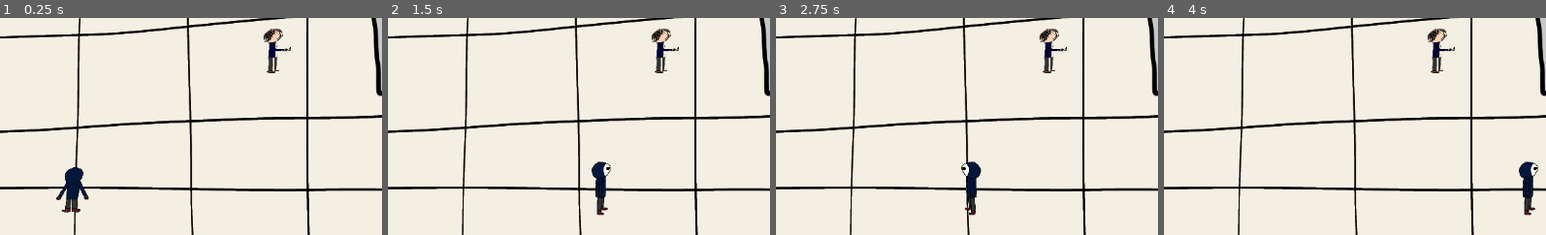
Above: before the commit, frames 1-4 (left to right).
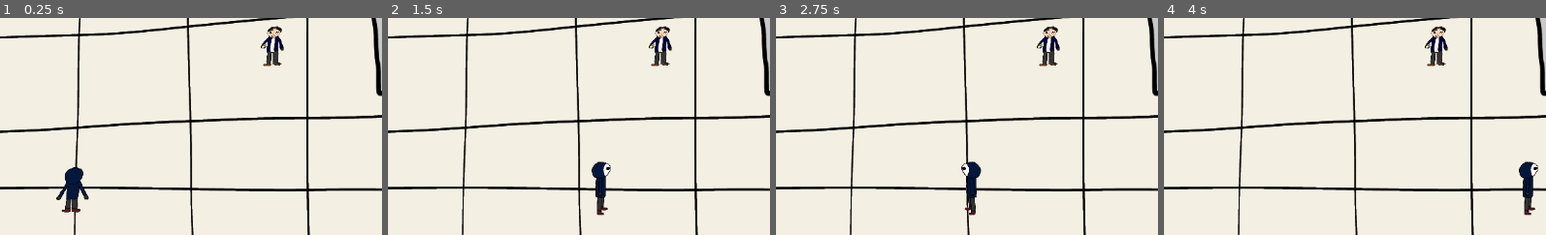
Above: after the commit, the same moments.

Repository: S1m0nCi/durhack-2024
Game: Godot game, scene res://scenes/main.tscn
The game is run twice, just before and just after one commit, with the same random seed, the same clock (stepped at 60 frames per second) and the same inputs.
Inputs:
- Up to frame 1 (0.25 s): no input
- Up to frame 2 (1.5 s): tap Enter (ui_accept) at 0.5, 0.6, 0.77, 1.07, 1.35 s; hold Right (ui_right) from 0.53 s (still down)
- Up to frame 3 (2.75 s): tap Enter (ui_accept) at 1.52, 1.82, 2.1 s; release Right (ui_right) at 2.03 s; hold Left (ui_left) from 2.03 s (still down)
- Up to frame 4 (4 s): release Left (ui_left) at 2.78 s; hold Right (ui_right) from 2.78 s (still down); tap Enter (ui_accept) at 2.85, 3.02, 3.32, 3.6, 3.77 s
The pictures show only the part of the screen within x 36-86%, y 17-67%; the shares and areas given below are measured in that part.

The runs differ from the first frame. In frame 1, 0.8% of the frame differs, in the area x 68-77%, y 3-26%; in frame 2, 0.8%; in frame 3, 0.8%; in frame 4, 0.8%.

Commit message:
final commit

Diff:
--- a/durhack-24/dino.gd
+++ b/durhack-24/dino.gd
@@ -1,25 +1,8 @@
 extends CharacterBody2D
 
+var caught = false
+var caught_valid = false
 
-const SPEED = 300.0
-const JUMP_VELOCITY = -400.0
-
-
-func _physics_process(delta: float) -> void:
-	# Add the gravity.
-	if not is_on_floor():
-		velocity += get_gravity() * delta
-
-	# Handle jump.
-	if Input.is_action_just_pressed("ui_accept") and is_on_floor():
-		velocity.y = JUMP_VELOCITY
-
-	# Get the input direction and handle the movement/deceleration.
-	# As good practice, you should replace UI actions with custom gameplay actions.
-	var direction := Input.get_axis("ui_left", "ui_right")
-	if direction:
-		velocity.x = direction * SPEED
-	else:
-		velocity.x = move_toward(velocity.x, 0, SPEED)
-
-	move_and_slide()
+func _on_dino_win_body_entered(player: Player) -> void:
+	player.won = true
+	print ("You win!")
--- a/durhack-24/guard.gd
+++ b/durhack-24/guard.gd
@@ -1,13 +1,20 @@
 extends CharacterBody2D
 
-var chase_speed = 70
-var patrol_speed = chase_speed*3
+var chase_speed = 35
+var patrol_offset = 5
 var player_chase = false
 var player_track = false
 # TO DO: add a larger detection area for each guard to be able to track the player rather than chase: ie a slower speed
 var player = null
-var caught = false
 var rng = RandomNumberGenerator.new()
+var counter = 0
+var patrol_interval = 250
+
+var x_direction = rng.randf_range(-10.0, 10.0)
+var y_direction = rng.randf_range(-10.0, 10.0)
+var forward_patrol = true
+
+var is_player = false
 
 func _physics_process(delta: float) -> void:
 	if player_chase:
@@ -18,30 +25,30 @@
 			$AnimatedSprite2D.flip_h = true
 		else:
 			$AnimatedSprite2D.flip_h = false
-	elif caught:
-		# player.caught = true
-		print ("Game Over")
 		# player is caught
 	else:
-		# patrol
-		print ("Should be Patrolling")
-		$AnimatedSprite2D.play("side")
-		patrol()
-		await get_tree().create_timer(5).timeout
-		$AnimatedSprite2D.play("front")
-		await get_tree().create_timer(5).timeout
+		counter += 1
+		if counter >= patrol_interval:
+			patrol(x_direction, y_direction)
 
-func patrol():
-	var x_direction = rng.randf_range(-10.0, 10.0)
-	var y_direction = rng.randf_range(-10.0, 10.0)
-	position += (position + Vector2(x_direction, y_direction))/patrol_speed
+func patrol(x_direction, y_direction):
+	counter += 1
+	if counter >= 2*patrol_interval:
+		counter = 0
+		forward_patrol = not forward_patrol
+	else:
+		if forward_patrol:
+			position += (Vector2(x_direction, y_direction))/patrol_offset
+		else:
+			position += (Vector2(-x_direction, -y_direction))/patrol_offset
 
-func _on_detection_area_body_entered(body: Node2D) -> void:
+
+func _on_detection_area_body_entered(body: Player) -> void:
 	player = body # player is the body that has entered
 	player_chase = true
 
 
-func _on_detection_area_body_exited(body: Node2D) -> void:
+func _on_detection_area_body_exited(player: Player) -> void:
 	# attempting to make a chase for a
 	player = null
 	player_chase = false
@@ -50,9 +57,7 @@
 	# could be related to torchlight or more complicated.
 
 
-func _on_caught_area_body_entered(body: Node2D) -> void:
-	var bin_layer = body.get_collision_layer()
-	if bin_layer == 5:
-		player = body
-		player_chase = false
-		caught = true
+func _on_caught_area_body_entered(body: Player) -> void:
+	player = body
+	player_chase = false
+	player.caught = true
--- a/durhack-24/player.gd
+++ b/durhack-24/player.gd
@@ -1,3 +1,4 @@
+class_name Player
 extends CharacterBody2D
 
 # Code based on the DevWorm RPG Godot Tutorial, with a few Durheist modifications.
@@ -5,15 +6,20 @@
 const speed = 225
 var current_direction = "none"
 var caught = false
+var caught_valid = true
+var is_player = true
+
+var won = false
 
 func _ready():
 	$AnimatedSprite2D.play("idle")
 
 func _physics_process(delta: float) -> void:
 	if not caught:
+		print (position)
 		player_move(delta)
 	else:
-		pass
+		print ("Game Over")
 
 func player_move(delta):
 	if Input.is_action_pressed("ui_right"):
--- a/durhack-24/scenes/dino.tscn
+++ b/durhack-24/scenes/dino.tscn
@@ -1,5 +1,6 @@
-[gd_scene load_steps=6 format=3 uid="uid://dncc7nou435pb"]
+[gd_scene load_steps=7 format=3 uid="uid://dncc7nou435pb"]
 
+[ext_resource type="Script" path="res://dino.gd" id="1_5cspe"]
 [ext_resource type="Texture2D" uid="uid://ca4oyuo23wyae" path="res://assets/table_dino-removebg-preview.png" id="1_iubj2"]
 
 [sub_resource type="AtlasTexture" id="AtlasTexture_xka03"]
@@ -24,6 +25,7 @@
 radius = 21.0238
 
 [node name="Dino" type="CharacterBody2D"]
+script = ExtResource("1_5cspe")
 
 [node name="Sprite2D" type="Sprite2D" parent="."]
 
@@ -35,8 +37,10 @@
 position = Vector2(-15, -49)
 shape = SubResource("CircleShape2D_xbnhd")
 
-[node name="Area2D" type="Area2D" parent="."]
+[node name="dinoWin" type="Area2D" parent="."]
 
-[node name="CollisionShape2D" type="CollisionShape2D" parent="Area2D"]
+[node name="CollisionShape2D" type="CollisionShape2D" parent="dinoWin"]
 position = Vector2(-13, -48)
 shape = SubResource("CircleShape2D_ygcyu")
+
+[connection signal="body_entered" from="dinoWin" to="." method="_on_dino_win_body_entered"]
--- a/durhack-24/scenes/guard.tscn
+++ b/durhack-24/scenes/guard.tscn
@@ -259,28 +259,28 @@
 "speed": 5.0
 }]
 
+[sub_resource type="CircleShape2D" id="CircleShape2D_unei5"]
+radius = 143.056
+
 [sub_resource type="CapsuleShape2D" id="CapsuleShape2D_rn2dj"]
-radius = 8.0
-height = 64.0
-
-[sub_resource type="CircleShape2D" id="CircleShape2D_unei5"]
-radius = 87.0
+radius = 7.0
+height = 21.9965
+
+[sub_resource type="CircleShape2D" id="CircleShape2D_f2kir"]
 
 [node name="guard" type="CharacterBody2D"]
 position = Vector2(0, 1)
+rotation = -0.00566891
 collision_layer = 5
 collision_mask = 5
 script = ExtResource("1_jlb12")
 
 [node name="AnimatedSprite2D" type="AnimatedSprite2D" parent="."]
 position = Vector2(4.00003, 6)
+rotation = 0.00512662
 scale = Vector2(0.287125, 0.21)
 sprite_frames = SubResource("SpriteFrames_v37q8")
 animation = &"front"
-
-[node name="BGHitBox" type="CollisionShape2D" parent="."]
-position = Vector2(0, -3)
-shape = SubResource("CapsuleShape2D_rn2dj")
 
 [node name="detectionArea" type="Area2D" parent="."]
 position = Vector2(559, 171)
@@ -296,8 +296,13 @@
 collision_mask = 5
 
 [node name="CollisionShape2D" type="CollisionShape2D" parent="CaughtArea"]
-position = Vector2(0, -3)
+rotation = -1.54527
 shape = SubResource("CapsuleShape2D_rn2dj")
+
+[node name="CollisionShape2D" type="CollisionShape2D" parent="."]
+rotation = -0.00180421
+shape = SubResource("CircleShape2D_f2kir")
+disabled = true
 
 [connection signal="body_entered" from="detectionArea" to="." method="_on_detection_area_body_entered"]
 [connection signal="body_exited" from="detectionArea" to="." method="_on_detection_area_body_exited"]
--- a/durhack-24/scenes/main.tscn
+++ b/durhack-24/scenes/main.tscn
@@ -1,7 +1,8 @@
-[gd_scene load_steps=74 format=3 uid="uid://dtx4rvdaqv622"]
+[gd_scene load_steps=75 format=3 uid="uid://dtx4rvdaqv622"]
 
 [ext_resource type="Texture2D" uid="uid://cjeb1bjex76mc" path="res://assets/tlc_gf.png" id="1_31xvp"]
 [ext_resource type="PackedScene" uid="uid://cqhen150flkh7" path="res://scenes/guard.tscn" id="3_fhmdq"]
+[ext_resource type="PackedScene" uid="uid://dncc7nou435pb" path="res://scenes/dino.tscn" id="4_4lyrw"]
 [ext_resource type="PackedScene" uid="uid://bk8w4vok5rryc" path="res://scenes/thief.tscn" id="4_rmk2n"]
 
 [sub_resource type="TileSetAtlasSource" id="TileSetAtlasSource_ukl62"]
@@ -9104,6 +9105,10 @@
 position = Vector2(724.5, -916)
 shape = SubResource("RectangleShape2D_l6mpl")
 
+[node name="CollisionShape2D68" type="CollisionShape2D" parent="TileMap/RigidBody2D"]
+position = Vector2(724.5, -916)
+shape = SubResource("RectangleShape2D_l6mpl")
+
 [node name="RigidBody2D2" type="RigidBody2D" parent="TileMap"]
 mass = 1000.0
 gravity_scale = 0.0
@@ -9142,3 +9147,6 @@
 
 [node name="Camera2D" type="Camera2D" parent="."]
 position = Vector2(906, 840)
+
+[node name="Dino" parent="." instance=ExtResource("4_4lyrw")]
+position = Vector2(140, -854)
--- a/durhack-24/scenes/thief.tscn
+++ b/durhack-24/scenes/thief.tscn
@@ -41,8 +41,8 @@
 script = ExtResource("1_hbfmd")
 
 [node name="CollisionShape2D" type="CollisionShape2D" parent="."]
-light_mask = 5
-visibility_layer = 5
+light_mask = 13
+visibility_layer = 13
 position = Vector2(-1, -16)
 shape = SubResource("CircleShape2D_rtw7e")
 
Not shown: 1 places in durhack-24/scenes/guard.tscn that only renumber resources
